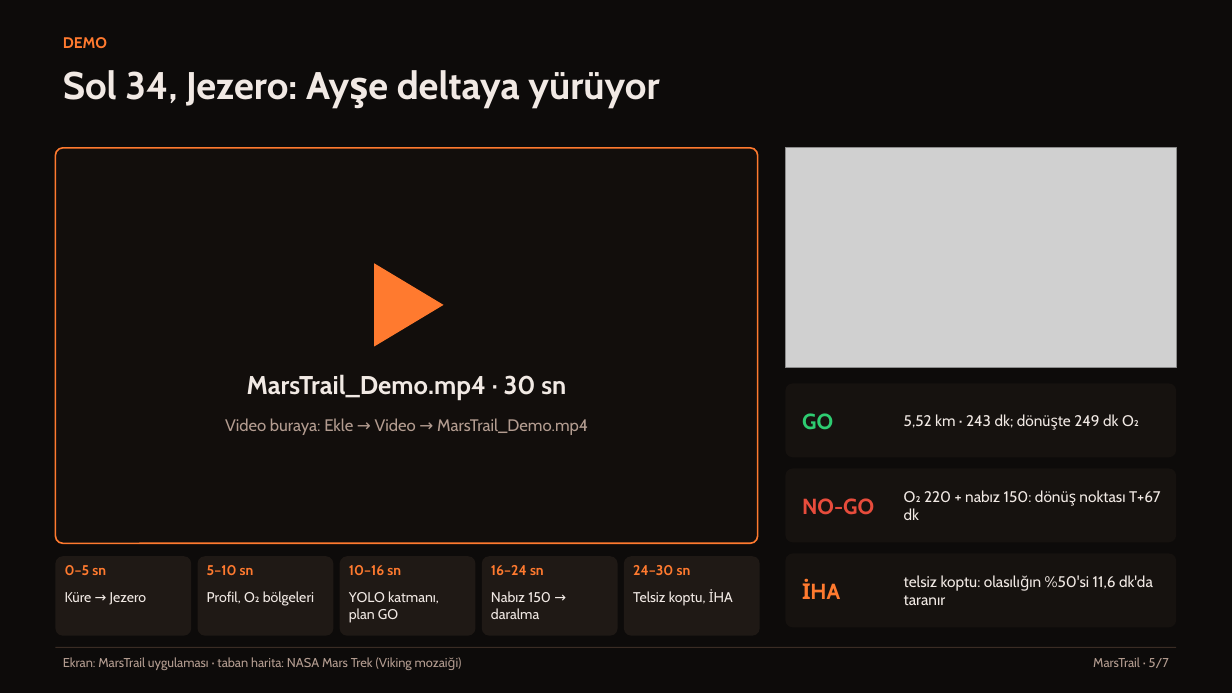
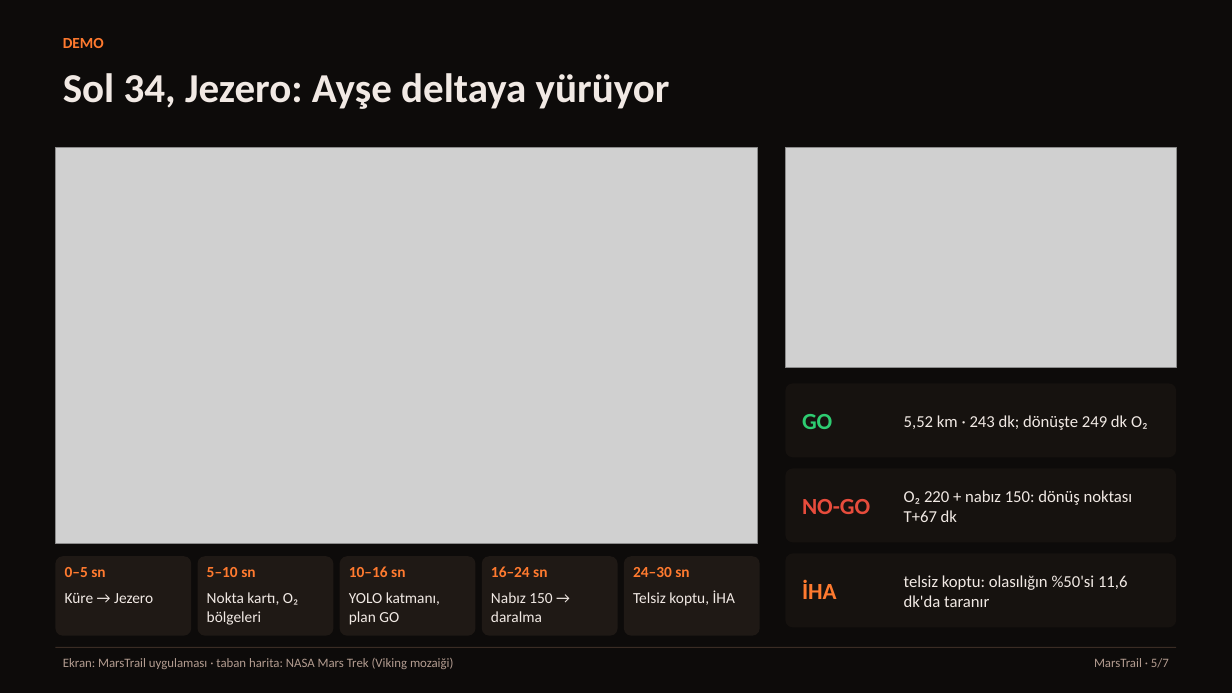
Before and after one commit to tayancelifnur/marstrail, a slide deck: slide 5 of docs/sunum/MarsTrail.pptx. Drawn at 1232x693 pixels with LibreOffice and Linux fonts; fonts in the diff are those of the drawing; grey boxes stand for pictures. Boxes give left, top, right and bottom in pixels: in the first picture for what was removed or moved away, otherwise in the second. Text is boxed around its words. In the diff, an @@ line names an element or a change of style, - is before the commit and + after.

```diff
--- a/docs/sunum/MarsTrail.pptx
+++ b/docs/sunum/MarsTrail.pptx
@@ text "Sol 34, Jezero: Ayşe deltaya ..." at [63,73,670,109]: size 30 to 32 pt, font Cabin to Calibri @@
@@ rounded rectangle removed at [55,148,758,543] @@
@@ picture added at [55,148,758,543] @@
@@ triangle removed at [374,263,443,346] @@
@@ text removed at [247,374,566,400] @@
-MarsTrail_Demo.mp4 · 30 sn
@@ text removed at [225,418,588,435] @@
-Video buraya: Ekle → Video → MarsTrail_Demo.mp4
@@ text "NO-GO" at [802,499,870,514]: size 17 to 18 pt, font Cabin to Calibri @@
@@ text "İHA" at [802,580,837,599]: size 17 to 18 pt, font Cabin to Calibri @@
@@ size 12 to 13 pt, font Cabin to Calibri in 3 elements at [904,415,1148,430], [904,490,1133,522], [904,575,1128,607] @@
@@ text at [207,592,298,625]: text changed; size 11 to 12 pt; font Cabin to Calibri @@
-Profil, O₂ bölgeleri
+Nokta kartı, O₂ bölgeleri
@@ size 11 to 12 pt, font Cabin to Calibri in 9 elements at [65,567,105,577], [65,593,153,603], [207,567,255,577], [349,566,405,577], [349,592,440,625], [491,566,547,577], [491,592,552,622], [633,567,689,577], [633,590,735,606] @@
@@ font Cabin to Calibri in 3 elements at [63,38,104,48], [63,658,454,669], [1094,658,1169,668] @@
```
Also in this commit, not shown: 6 other slides changed, 19 other files.
